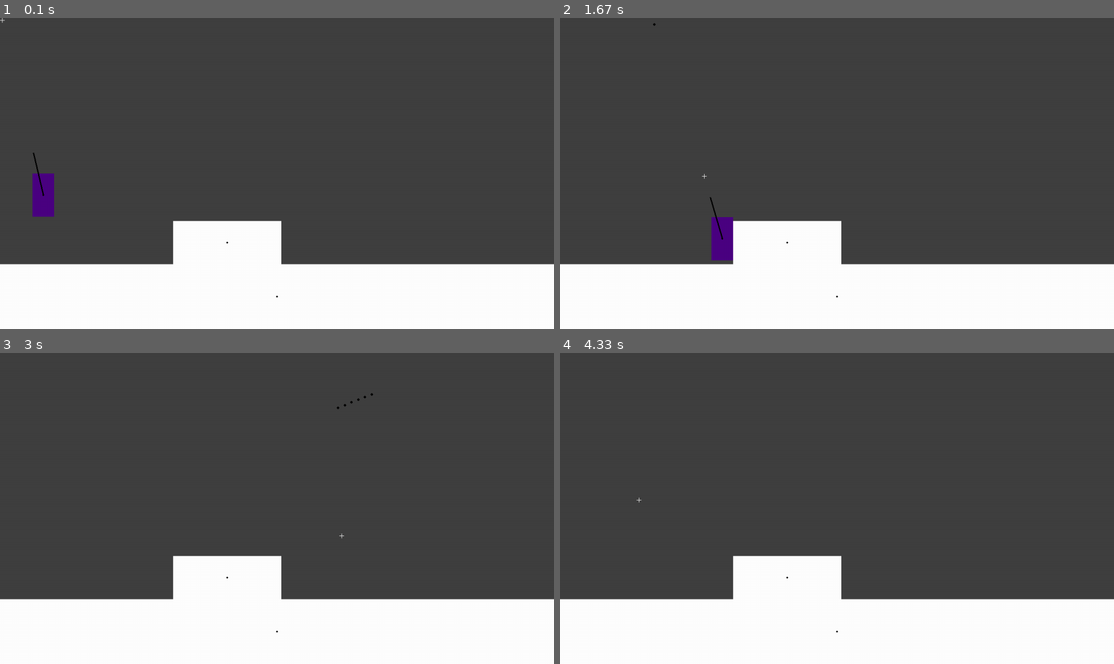
Above: before the commit, frames 1-4 (two rows, left to right).
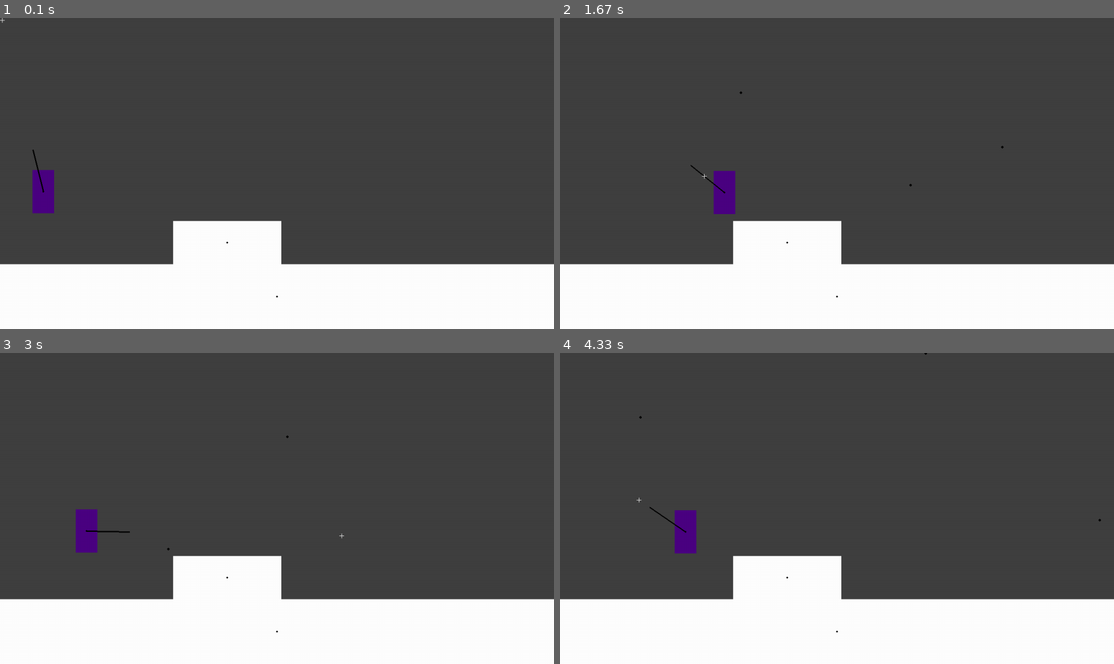
Above: after the commit, the same moments.

Repository: Jacob1Carter/PygamePlatformerTemplate
Game: pygame game, started from main.py
Two runs of this game, one before a commit and one after it. Both use one fixed random seed, a clock stepped at 60 frames per second and the inputs below.
Inputs (mouse positions are in pixels of both pictures, inside the frame that each line leads up to):
- Up to frame 1 (0.1 s): no input
- Up to frame 2 (1.67 s): click (837, 173) at 0.38 s; hold D 0.67-1.13 s; click (1014, 164) at 0.75 s; hold D 1.17-1.63 s; tap Space at 1.23, 1.53 s; click (704, 176) at 1.25 s
- Up to frame 3 (3 s): hold A 1.67-2.2 s; tap Space at 1.73, 2.03, 2.3, 2.6, 2.73 s; click (105, 461) at 1.75 s; hold A 2.23-2.63 s; click (360, 399) at 2.32 s; hold D from 2.67 s (still down); click (343, 536) at 2.75 s
- Up to frame 4 (4.33 s): tap Space at 3.03, 3.4, 3.7, 3.9, 4.2 s; release D at 3.3 s; hold A 3.33-3.8 s; click (848, 402) at 3.42 s; hold D 3.83-4.3 s; click (637, 499) at 3.92 s

The runs differ from the first frame. In frame 1, 0.1% of the frame differs, in the area x 5-10%, y 42-64%; in frame 2, 1.1%, in the area x 16-81%, y 1-78%; in frame 3, 0.6%; in frame 4, 0.6%.

Commit message:
Shooting

Diff:
--- a/entities.py
+++ b/entities.py
@@ -41,8 +41,9 @@
 
         self.state = "fall"
 
-        self.gravity = 1
-        self.jump_speed = 5
+        self.speed = 600/game.fps
+        self.gravity = 120/game.fps
+        self.jump_speed = 600/game.fps
         self.jump_time = 0.3*game.fps
         self.jump_done = False
         self.fall_done = False
@@ -100,10 +101,10 @@
 
         if keys_pressed[pygame.K_a]:
             if self.state != "wall-left":
-                self.x -= 5
+                self.x -= self.speed
         if keys_pressed[pygame.K_d]:
             if self.state != "wall-right":
-                self.x += 5
+                self.x += self.speed
 
         if self.state == "jump":
             decay_factor = 0.995
@@ -145,13 +146,22 @@
 
             self.bullets = []
 
+            self.max_cooldown = 0.1*player.game.fps
+            self.cooldown = 0
+
         def move(self, mouse_pressed, mousex, mousey):
             self.x = self.player.x
             self.y = self.player.y
             self.angle = calculate_angle(self.x, self.y, mousex, mousey)
 
-            if mouse_pressed[0]:
-                self.bullets.append(self.Bullet(self))
+            if self.cooldown > 0:
+                self.cooldown -= 1
+            else:
+                if mouse_pressed[0]:
+                    self.bullets.append(self.Bullet(self))
+                    self.cooldown = self.max_cooldown
+                elif self.cooldown != 0:
+                    self.cooldown = 0
 
             for bullet in self.bullets:
                 bullet.move()
@@ -183,7 +193,7 @@
                 self.y = gun.y + gun.height * math.sin(math.radians(gun.angle))
                 self.width = 3
                 self.height = 3
-                self.speed = 10
+                self.speed = 1300/self.gun.player.game.fps
                 self.angle = gun.angle
 
             def move(self):
--- a/game.py
+++ b/game.py
@@ -43,7 +43,7 @@
 
     def __init__(self):
         self.mouse_visible = False
-        self.fps = 120
+        self.fps = 240
         self.running = True
         self.clock = pygame.time.Clock()
         self.display = self.DisplayClass(self)
